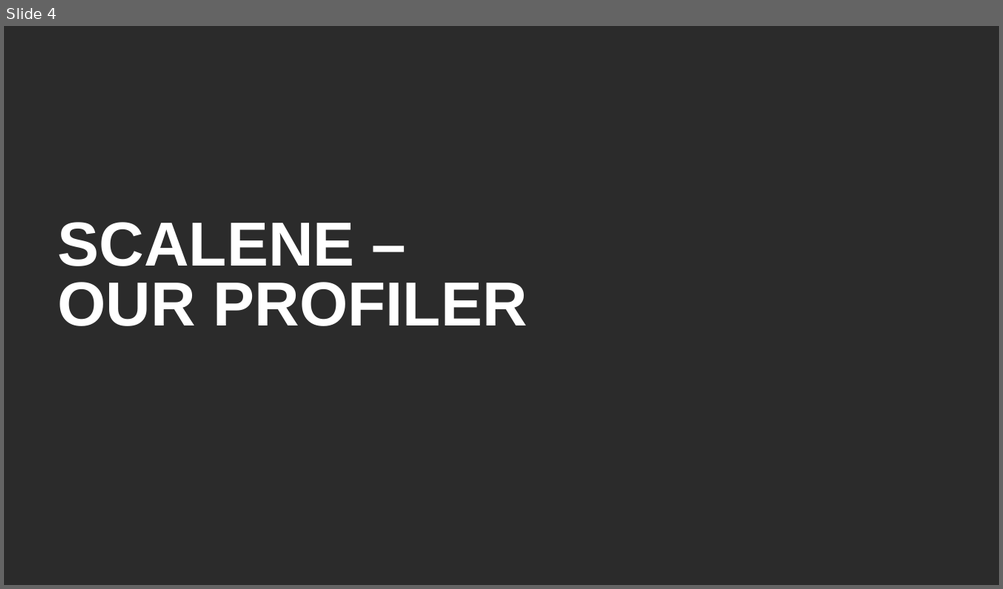
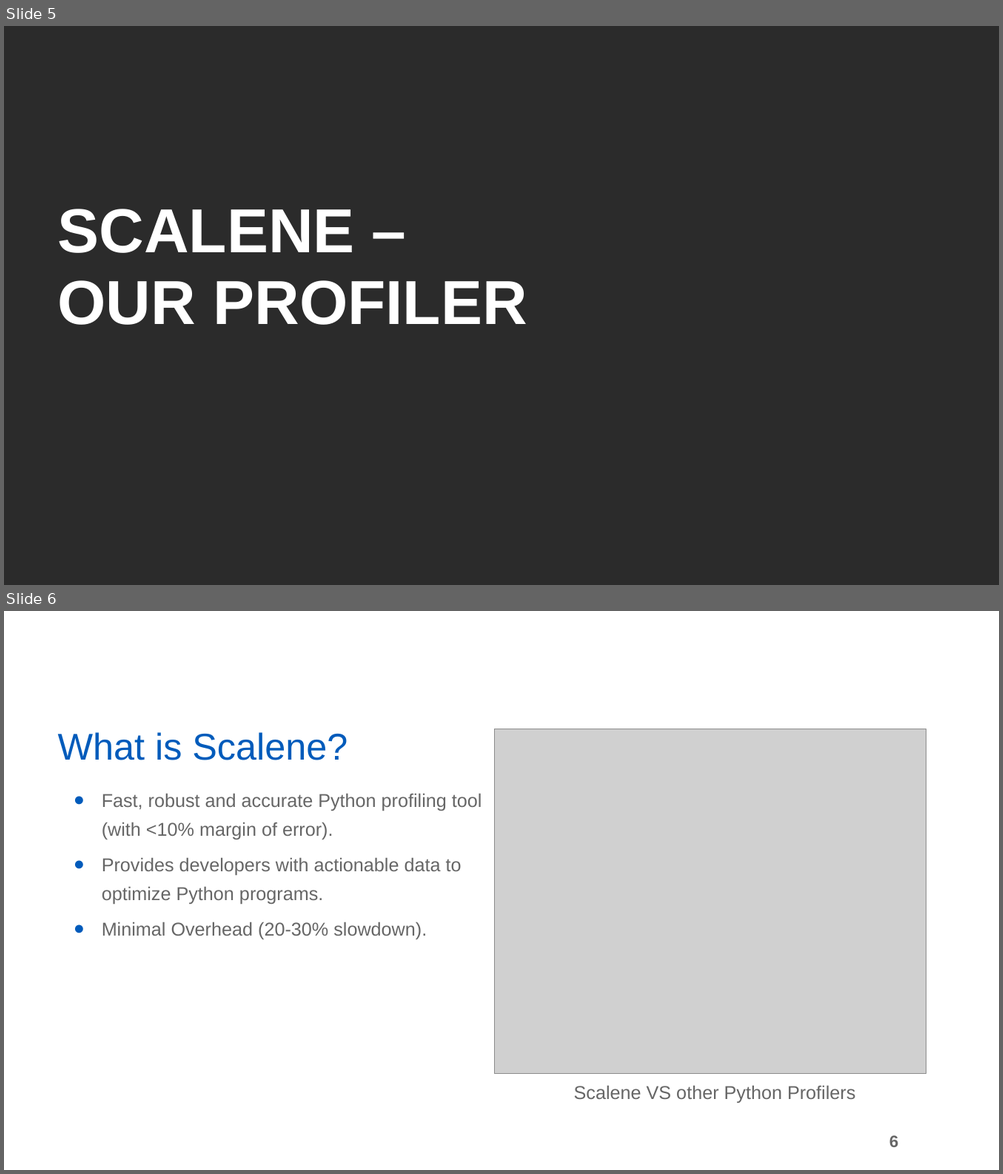
Before and after one commit to robmurr/AI-Energy-Optimization, a slide deck: Documentation/ELRAIENERGYOPTIMIZATIONPRESENTATION.pptx. Shown one above the other, each under a label of ours: slide 4 before the commit, slides 5 and 6 after it. The pictures are 1003x589 and 1003x1174 pixels, drawn with LibreOffice and Linux fonts; fonts in the diff are those of the drawing; grey boxes stand for pictures; background and template pictures are left out; a plain dark background stands for a picture behind light text. Boxes give left, top, right and bottom in pixels: in the first picture for what was removed or moved away, otherwise in the second. Text is boxed around its words. In the diff, an @@ line names an element or a change of style, - is before the commit and + after.

```diff
--- a/Documentation/ELRAIENERGYOPTIMIZATIONPRESENTATION.pptx
+++ b/Documentation/ELRAIENERGYOPTIMIZATIONPRESENTATION.pptx
@@ slide 6 added at (4, 611, 999, 1170), background picture (left out) @@
@@ title added at (58, 732, 347, 760), 36 pt, text #005BBB @@
+What is Scalene?
@@ picture added at (494, 729, 926, 1073) @@
@@ text added at (102, 794, 482, 940), 18 pt, text #666666 @@
+● Fast, robust and accurate Python profiling tool (with <10% margin of error).
+● Provides developers with actionable data to optimize Python programs.
+● Minimal Overhead (20-30% slowdown).
@@ text added at (574, 1086, 855, 1103), 18 pt, text #666666 @@
+Scalene VS other Python Profilers
@@ page number added at (889, 1136, 898, 1147), 16 pt, text #666666, bold @@
+6
@@ what was slide 4 is now slide 5 @@
@@ slide 5 changed as well @@
@@ title "SCALENE – OUR PROFILER" at (58, 209, 526, 325): line spacing 58pt to 0.97 @@
```
Also in this commit, not shown: 2 other slides changed, 20 other slides added, 20 slides removed.
